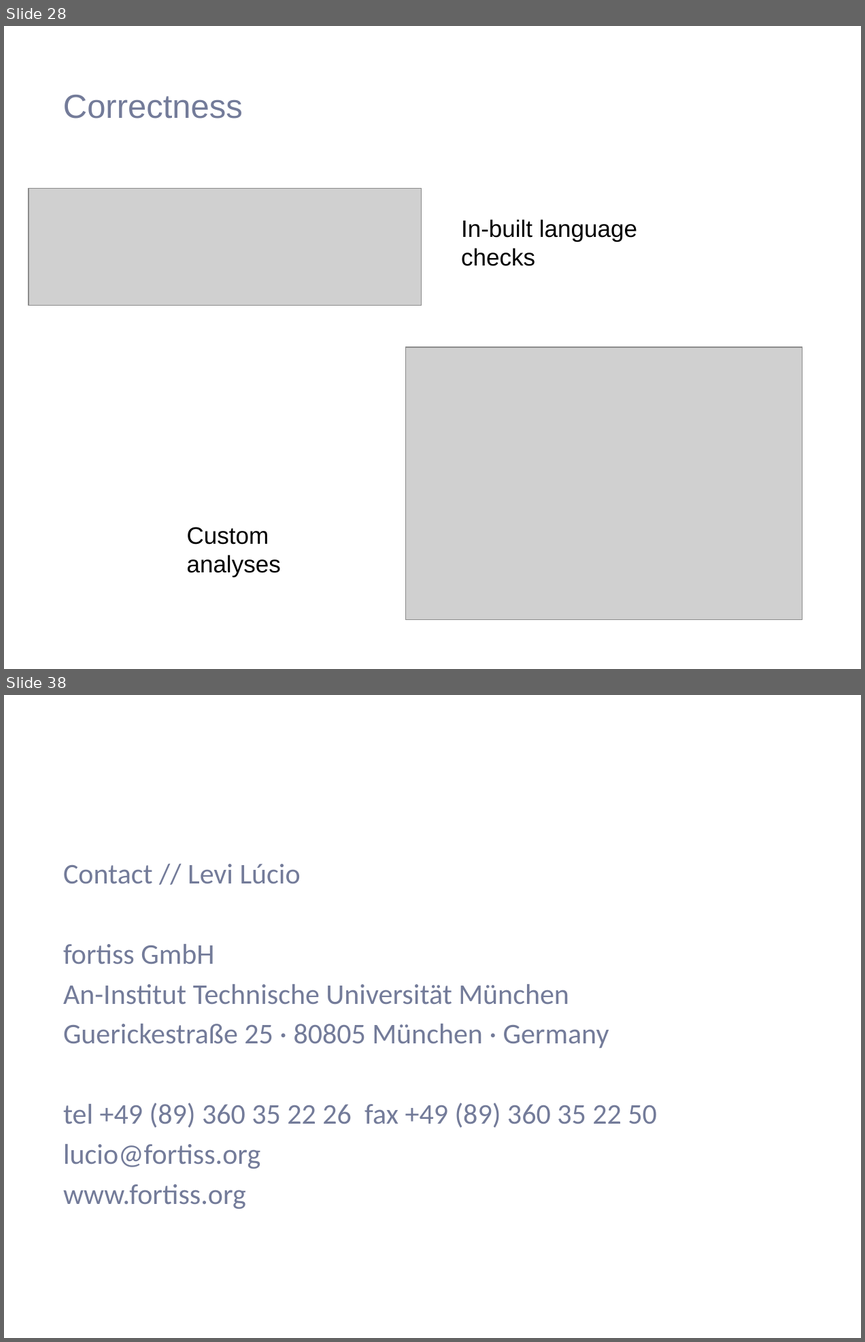
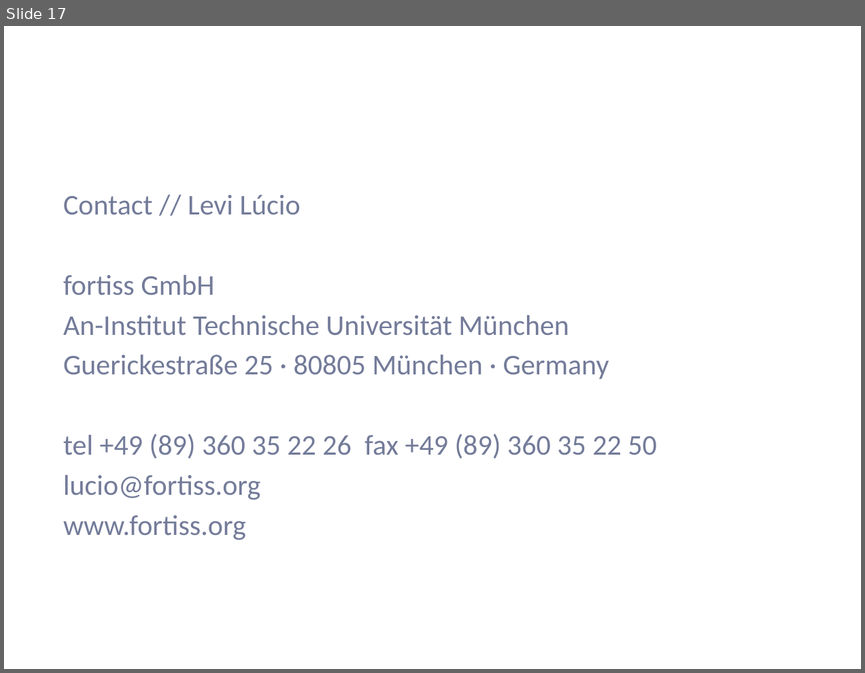
Before and after one commit to saadbinabid1/FlexMDEPaper, a slide deck: presentation/FlexMDE.pptx. Shown one above the other, each under a label of ours: slides 28 and 38 before the commit, slide 17 after it; the slides between them are not shown. The pictures are 865x1342 and 865x673 pixels, drawn with LibreOffice and Linux fonts; fonts in the diff are those of the drawing; grey boxes stand for pictures; background and template pictures are left out. Boxes give left, top, right and bottom in pixels: in the first picture for what was removed or moved away, otherwise in the second. Text is boxed around its words. In the diff, an @@ line names an element or a change of style, - is before the commit and + after.

```diff
--- a/presentation/FlexMDE.pptx
+++ b/presentation/FlexMDE.pptx
@@ slide 28 removed at [4,26,861,669], background #FFFFFF @@
@@ title removed at [63,95,243,118] @@
-Correctness
@@ picture removed at [29,189,422,305] @@
@@ text removed at [461,219,637,266] @@
-In-built language checks
@@ picture removed at [406,347,802,620] @@
@@ text removed at [187,526,281,576] @@
-Custom analyses
@@ what was slide 38 is now slide 17 @@
```
Also in this commit, not shown: 5 slides changed, 8 slides added, 28 other slides removed, 4 other files.
